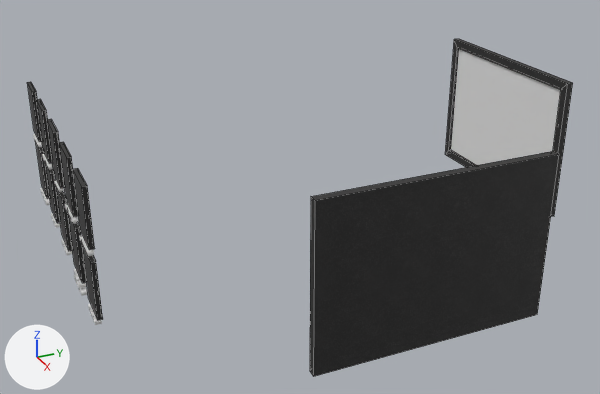
An edit to the FBX model Assets/Models/MuseumAdditions.fbx, drawn before and after from the same camera.
Both versions are drawn from a camera (50 mm lens) standing at (13.66, -6.25, 11.47) and looking at (0.26, -0.22, 4.77). The lights are fixed; the arrows at lower left show +X, +Y and +Z. Mesh edges are drawn as thin lines on the coarser meshes. Where no turn or scale is listed for an object, it has been applied to the vertices.

In view in the first picture: 'BraniewoImage', 'DzialdowoImage', 'ElblagImage', 'FromborkImage', 'KetrzynImage', 'Legend', 'LidzbarkWImage', 'MapWarmiaIMazury'.
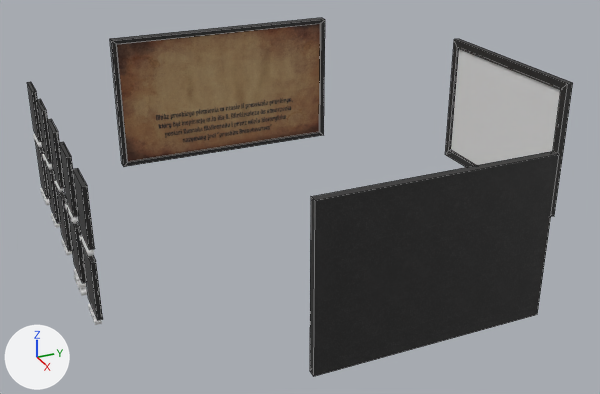
Boxes (x1, y1, x2, y2) around the edits, measured in the pictures (600 x 394 px):
'Password', added (brown)
    after: (110, 18, 325, 167)
    faces in mat_passoword (picture img_password_png): (117, 24, 320, 161)
    faces in mat_wall: (110, 18, 325, 167)

Patch to the scene script:
```diff
--- a/Assets/Models/MuseumAdditions.fbx.py
+++ b/Assets/Models/MuseumAdditions.fbx.py
@@ img_password_png @@
+img_password_png = load_image('Password.png', '../Textures/tex_museum/maps/Password.png', 1920, 1080, 'sRGB')
@@ mat_passoword @@
+mat_passoword = principled_material('Passoword')
+mat_passoword.texture = img_password_png
@@ me_cube_015 @@
+me_cube_015.from_pydata(...)  # 16 vertices, 14 faces; spans x -0.1..0.1, y -2.6..2.6, z -1.5..1.5
+# faces by material slot: [13, 1]
+me_cube_015.materials.append(mat_wall)
+me_cube_015.materials.append(mat_passoword)  # picture img_password_png
@@ ob_password @@
+ob_password = bpy.data.objects.new('Password', me_cube_015)
+ob_password.location = (-4.63, 0.0, 5.5)
```
